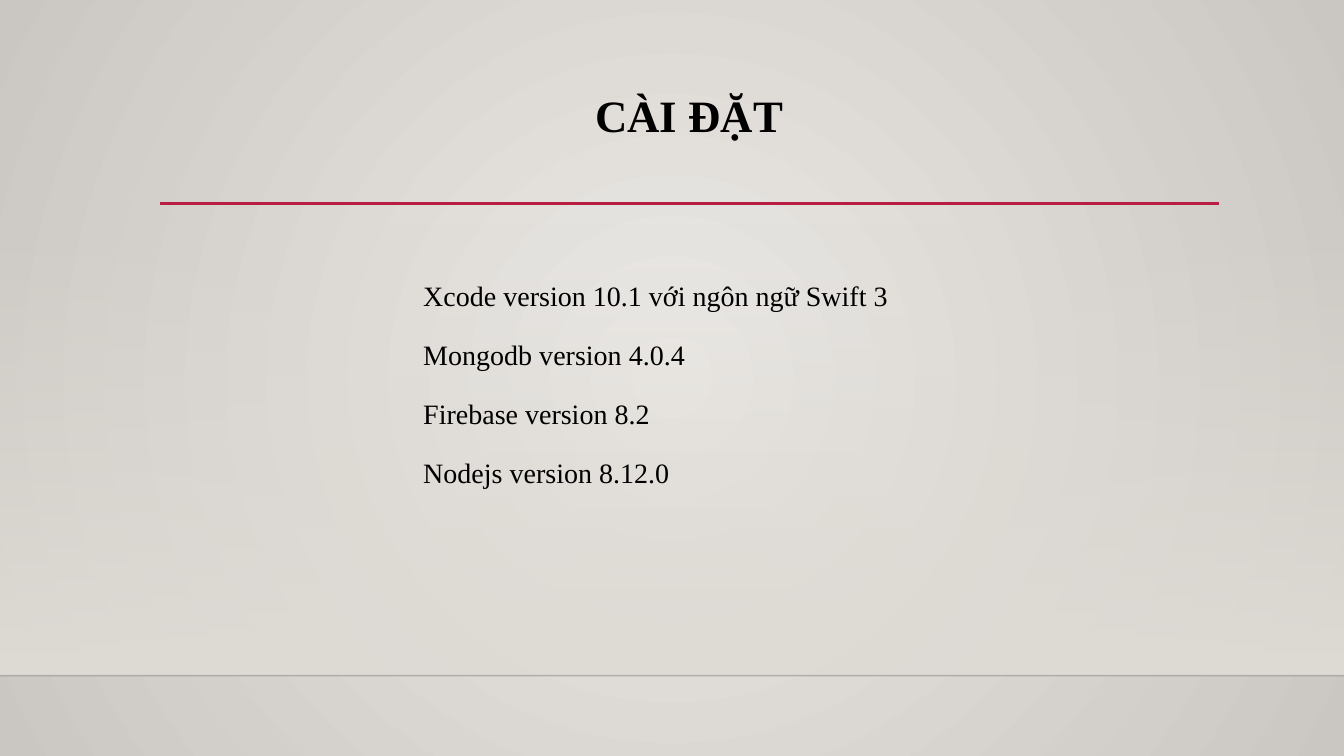
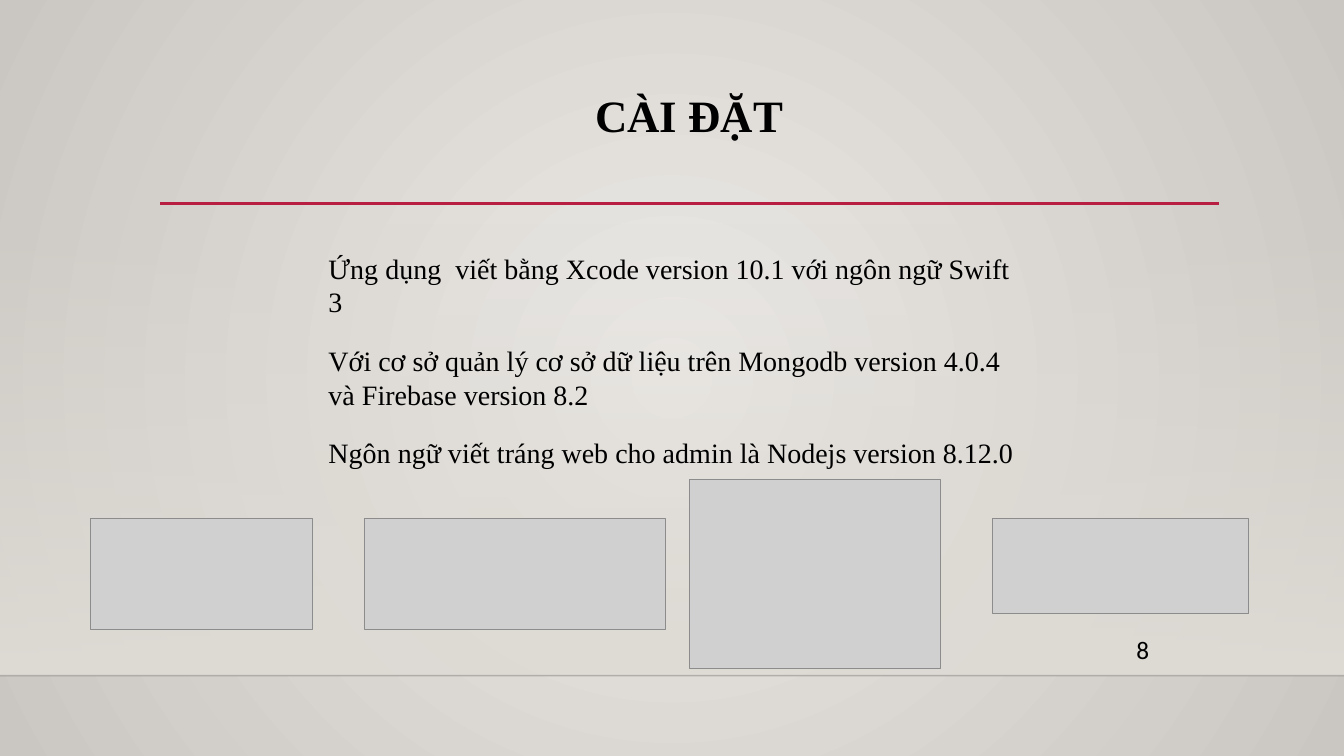
Before and after one commit to thecuong/timquanan, a slide deck: slide 9 of SlideThuyetTrinh.pptx (slide 8 before the commit). Drawn at 1344x756 pixels with LibreOffice and Linux fonts; fonts in the diff are those of the drawing; grey boxes stand for pictures; background and template pictures are left out. Boxes give left, top, right and bottom in pixels: in the first picture for what was removed or moved away, otherwise in the second. Text is boxed around its words. In the diff, an @@ line names an element or a change of style, - is before the commit and + after.

```diff
--- a/SlideThuyetTrinh.pptx
+++ b/SlideThuyetTrinh.pptx
@@ text at [328, 257, 1013, 469]: text changed @@
-Xcode version 10.1 với ngôn ngữ Swift 3
-Mongodb version 4.0.4
-Firebase version 8.2
-Nodejs version 8.12.0
+Ứng dụng viết bằng Xcode version 10.1 với ngôn ngữ Swift 3
+Với cơ sở quản lý cơ sở dữ liệu trên Mongodb version 4.0.4 và Firebase version 8.2
+Ngôn ngữ viết tráng web cho admin là Nodejs version 8.12.0
@@ picture added at [690, 480, 941, 668] @@
@@ picture added at [91, 519, 314, 630] @@
@@ picture added at [365, 519, 666, 630] @@
@@ picture added at [993, 519, 1249, 614] @@
@@ text added at [1136, 641, 1149, 659], 18 pt, text #000000 @@
+8
```
Also in this commit, not shown: 11 other slides changed, 1 slide added, 14 other files.
